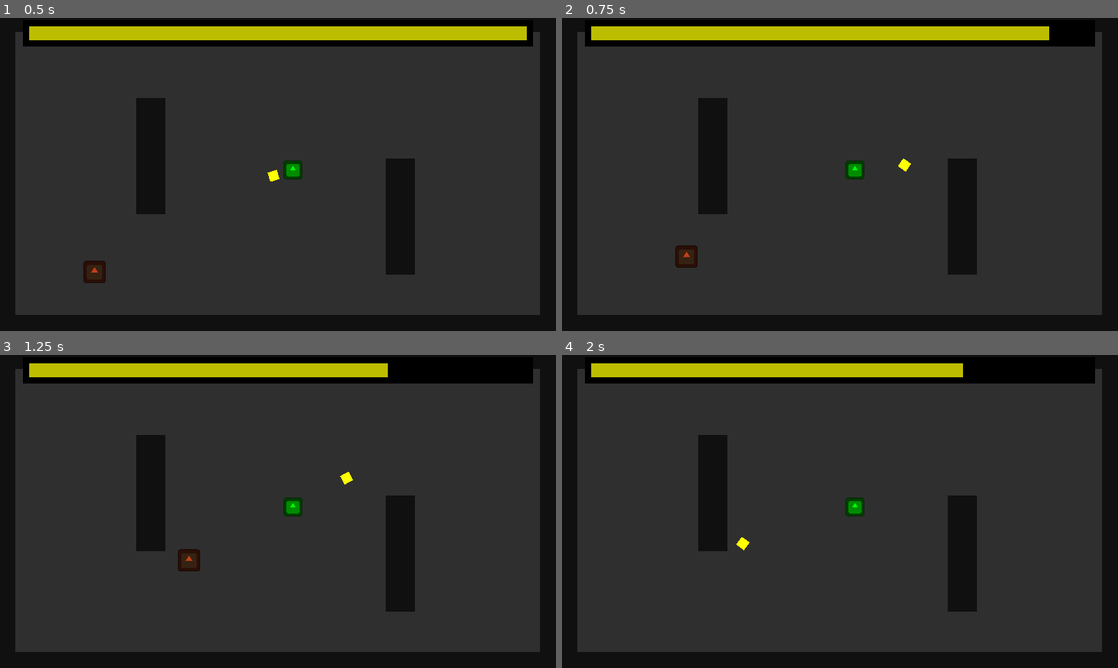
Above: before the commit, frames 1-4 (two rows, left to right).
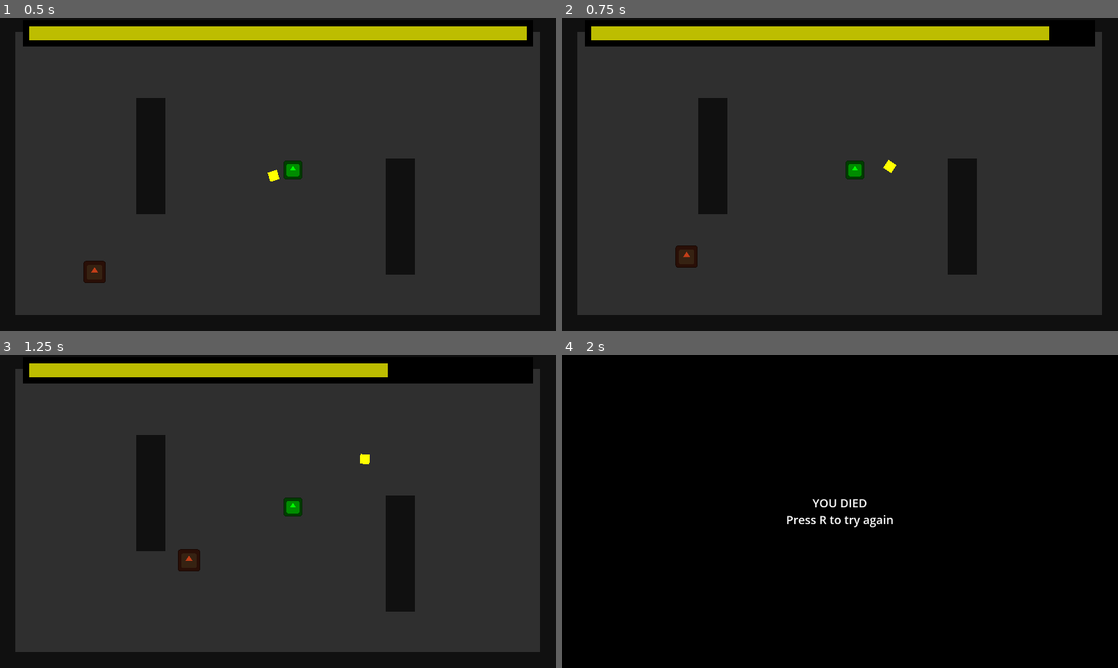
Above: after the commit, the same moments.

Repository: DeepRestGames/pirate-software-game-jam-16
Game: Godot game, scene res://Scenes/MainScene.tscn
The game is run twice, just before and just after one commit, with the same random seed, the same clock (stepped at 60 frames per second) and the same inputs. The engine's default icon, where the game draws it, is replaced by a stand-in: a white triangle on a blue panel in a dark square.
Inputs (mouse positions are in pixels of both pictures, inside the frame that each line leads up to):
- Up to frame 1 (0.5 s): no input
- Up to frame 2 (0.75 s): tap Enter at 0.5 s; move the mouse to (962, 158) at 0.52 s; hold Space (throw_boomerang) from 0.53 s (still down)
- Up to frame 3 (1.25 s): keep holding Space (throw_boomerang)
- Up to frame 4 (2 s): move the mouse to (728, 527) at 1.27 s; release Space (throw_boomerang) at 1.28 s; tap Space (throw_boomerang) at 1.35 s

Frame 1 is identical in both runs. In frame 2, 0.1% of the frame differs, in the area x 57-63%, y 44-50%; in frame 3, 0.1%; in frame 4, 80%, in the area x 2-98%, y 2-95%.

Commit message:
Added mass to the boomerang

Diff:
--- a/Scenes/Boomerang.tscn
+++ b/Scenes/Boomerang.tscn
@@ -12,7 +12,7 @@
 [node name="Boomerang" type="RigidBody2D" groups=["Boomerang"]]
 collision_layer = 2
 collision_mask = 12
-mass = 0.1
+mass = 0.2
 physics_material_override = SubResource("PhysicsMaterial_tui1e")
 contact_monitor = true
 max_contacts_reported = 50
